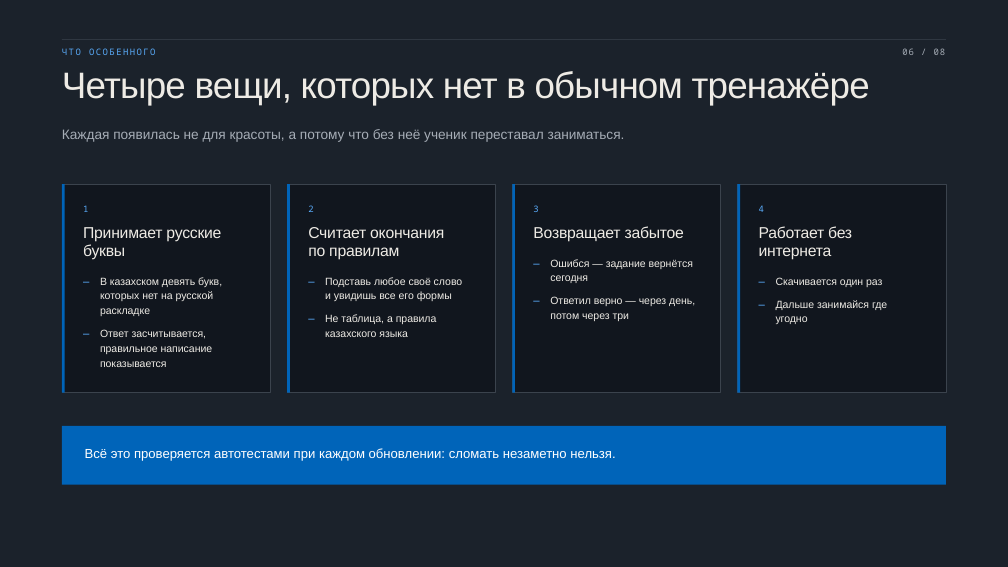
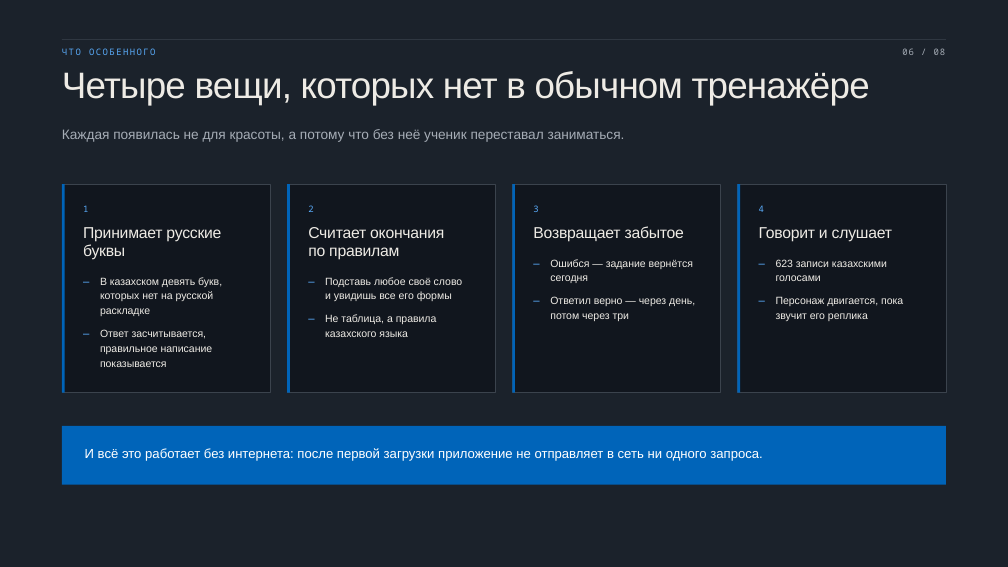
Before and after one commit to s-chaikovskiy/grammarquest-web, a slide deck: slide 6 of презентация/Тілашар-защита.pptx. Drawn at 1008x567 pixels with LibreOffice and Linux fonts; fonts in the diff are those of the drawing. Boxes give left, top, right and bottom in pixels: in the first picture for what was removed or moved away, otherwise in the second. Text is boxed around its words. In the diff, an @@ line names an element or a change of style, - is before the commit and + after.

```diff
--- a/презентация/Тілашар-защита.pptx
+++ b/презентация/Тілашар-защита.pptx
@@ text at <box>759,227,892,242</box>: text changed @@
-Работает без
-интернета
+Говорит и слушает
@@ text "—": place and size @@
-text "—" at <box>758,273,775,294</box>
+text "—" at <box>758,255,775,276</box>
@@ text at <box>776,259,887,281</box>: text changed @@
-Скачивается один раз
+623 записи казахскими
+голосами
@@ text at <box>776,296,903,321</box>: text changed @@
-Дальше занимайся где
-угодно
+Персонаж двигается, пока
+звучит его реплика
@@ text at <box>85,448,762,461</box>: text changed @@
-Всё это проверяется автотестами при каждом обновлении: сломать незаметно нельзя.
+И всё это работает без интернета: после первой загрузки приложение не отправляет в сеть ни одного запроса.
```
Also in this commit, not shown: 3 other slides changed, 25 other files.
